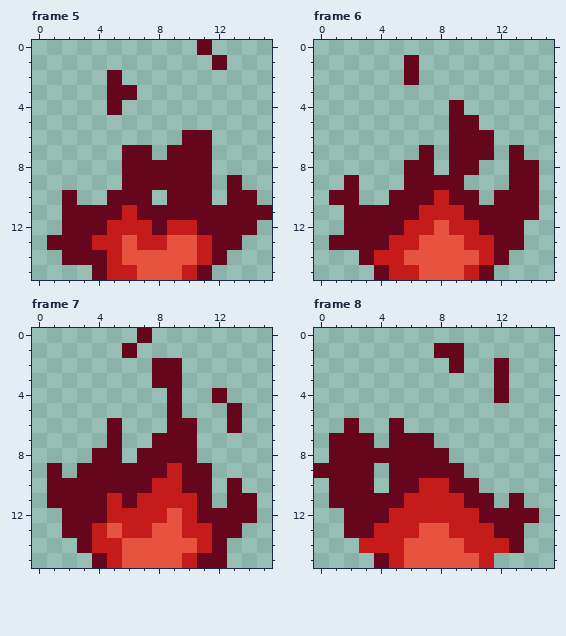
Pixel-art file: assets/effects/Fire.aseprite. The picture above is the old version.
16x16 pixels, 8 frames. Shown: frame 5, frame 6, frame 7, frame 8. The commit also changed other frames, which this record leaves out.
The same view after the edit:
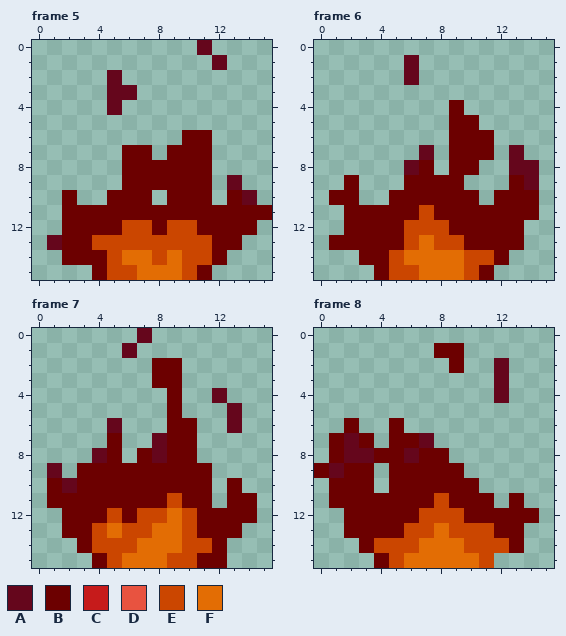
Palette (. is transparent): A #65061c  B #6c0000  C #c61b1b  D #e85340  E #cb4600  F #e36d04
What changed:
Changed rows in their new state; - is an unchanged pixel.
Frame 5, layers "Layer 7 Copy", "Layer 8":
first column x 2:
 6 --------BB----
 7 ----BB-BBB----
 8 ----BBBBBB----
 9 ----BBBBBB----
10 B--BBB-BBB-B--
11 BBBBBBBBBBBBBB
12 BBBBEEBEEBBBB-
13 BBEEEEEEEEBB--
14 BBBEFFEFEEB---
15 --BEEFFFEB----
Frame 6, layers "Layer 7 Copy", "Layer 8":
first column x 1:
 4 --------B-----
 5 --------BB----
 6 --------BBB---
 7 --------BBB---
 8 ------B-BB----
 9 -B---BBBB---B-
10 BB--BBBBBB-BBB
11 -BBBBBEBBBBBBB
12 -BBBBEEEBBBBB-
13 BBBBBEFEEBBBB-
14 --BBEFFFFEEB--
15 ---BEEFFFEB---
Frame 7, layers "Layer 7 Copy", "Layer 8":
first column x 1:
 2 -------BB-----
 3 -------BB-----
 4 --------B-----
 5 --------B-----
 6 --------BB----
 7 ----B---BB----
 8 ----B-B-BB----
 9 --BBBBBBBBB---
10 B-BBBBBBBBB-B-
11 BBBBBBBBEBB-BB
12 -BBBEBEEFEBBBB
13 -BBEFEEFFEBBB-
14 --BEEEFFFEEB--
15 ---BEFFFEEBB--
Frame 8, layers "Layer 7 Copy", "Layer 8":
first column x 8:
 1 BB
 2 -B
first column x 0:
 6 --B--B---------
 7 -B-B-BB--------
 8 -B--BB-BB------
 9 B-BB-BBBBB-----
10 -BBB-BBBBBB----
11 -BBBBBBBEBBB-B-
12 --BBBBBEEEBBBBB
13 --BBBBEEFEEEBB-
14 ---BEEEFFFEEEB-
15 ----BEFFFFFE---
Pixel boxes of the changes (left, top, right, bottom) in both pictures:
changed: (62, 130, 272, 280)
changed: (329, 100, 539, 280)
changed: (47, 358, 257, 568)
changed: (434, 343, 464, 373)
changed: (314, 418, 539, 568)
